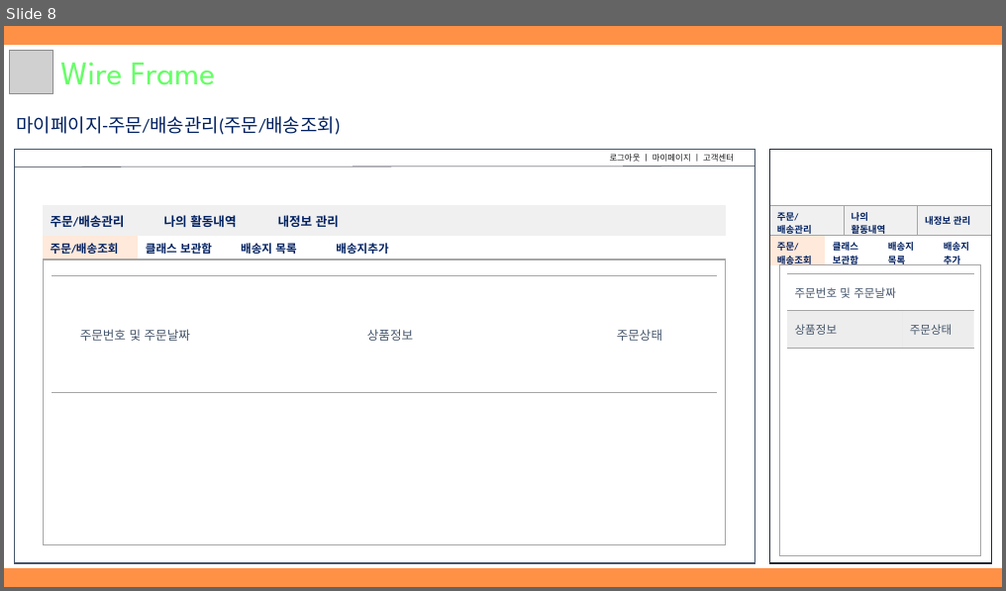
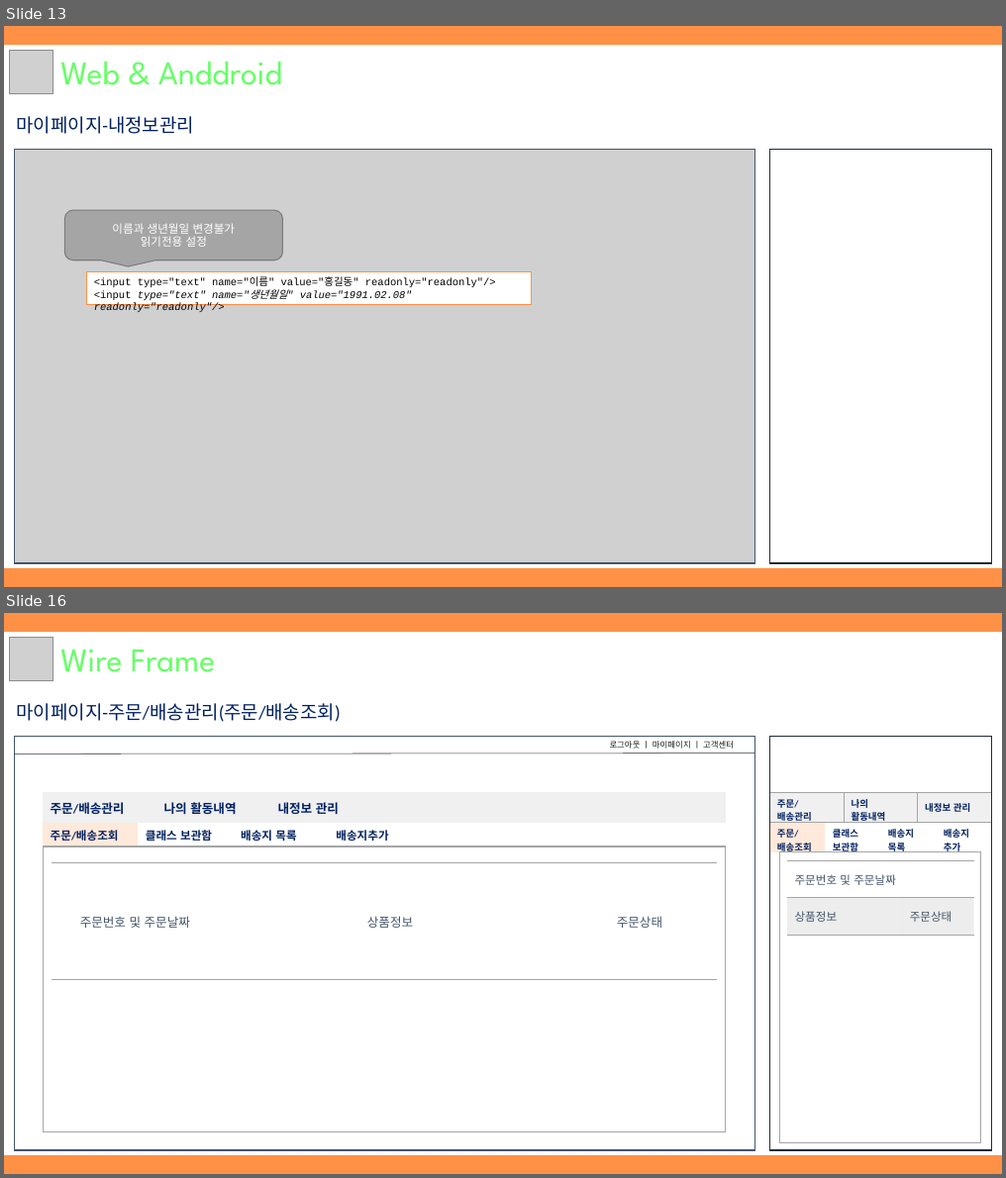
Before and after one commit to hhsw07/ezen-academy-projects, a slide deck: WebContent/cmk/document/3조 원데이클래스.pptx. Shown one above the other, each under a label of ours: slide 8 before the commit, slides 13 and 16 after it; the slides between them are not shown. The pictures are 1006x591 and 1006x1178 pixels, drawn with LibreOffice and Linux fonts; fonts in the diff are those of the drawing; grey boxes stand for pictures. Boxes give left, top, right and bottom in pixels: in the first picture for what was removed or moved away, otherwise in the second. Text is boxed around its words. In the diff, an @@ line names an element or a change of style, - is before the commit and + after.

```diff
--- a/WebContent/cmk/document/3조 원데이클래스.pptx
+++ b/WebContent/cmk/document/3조 원데이클래스.pptx
@@ slide 13 added at [4, 26, 1002, 587], background #FF9147 @@
@@ rectangle added at [4, 46, 1002, 568], fill #FFFFFF, outline #FFFFFF 1 pt @@
@@ picture added at [9, 50, 54, 94] @@
@@ text added at [60, 62, 282, 85], 32 pt, text #66FF66 @@
+Web & Anddroid
@@ text added at [16, 116, 194, 134], 18 pt, text #002060 @@
+마이페이지-내정보관리
@@ picture added at [15, 150, 754, 564] @@
@@ rectangle added at [15, 150, 754, 564], outline #44546A 1 pt @@
@@ rectangle added at [770, 150, 991, 564], fill #FFFFFF, outline #222A35 1 pt @@
@@ rounded speech box added at [64, 210, 282, 261], fill #A5A5A5, outline #7A7A7A 1 pt, 11 pt, text #FFFFFF @@
+이름과 생년월일 변경불가
+읽기전용 설정
@@ rectangle added at [86, 273, 531, 305], fill #FFFFFF, outline #FF9147 1 pt, 10 pt, text #000000 @@
+<input type="text" name="이름" value="홍길동" readonly="readonly"/>
+<input type="text" name="생년월일" value="1991.02.08" readonly="readonly"/>
@@ what was slide 8 is now slide 16 @@
```
Also in this commit, not shown: 7 other slides added, 6 other files.
